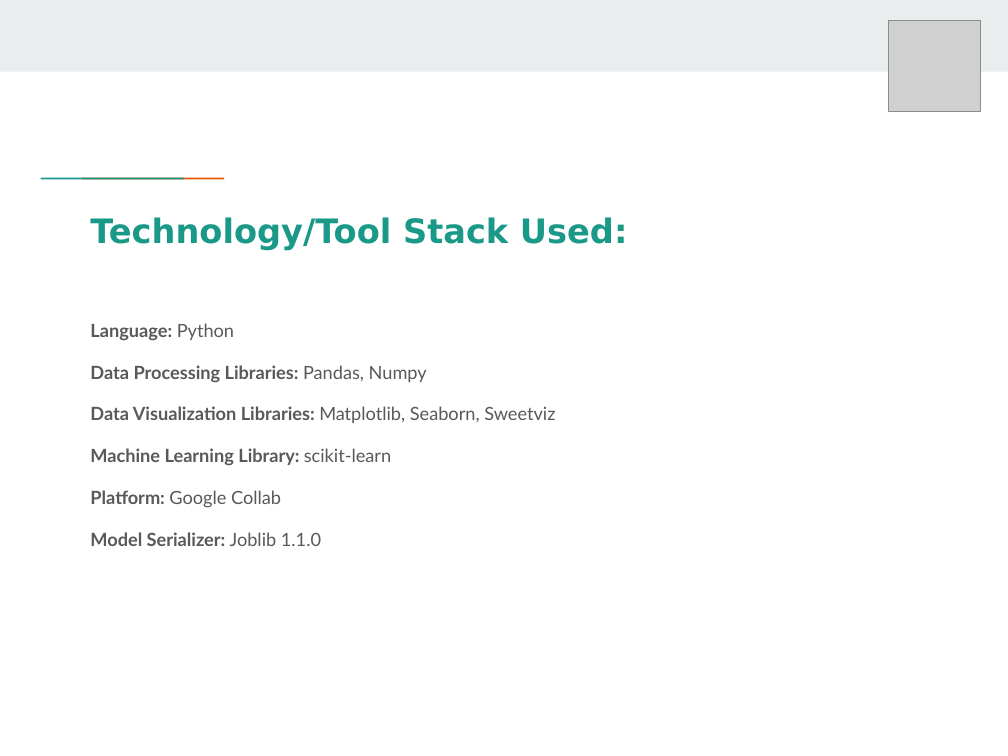
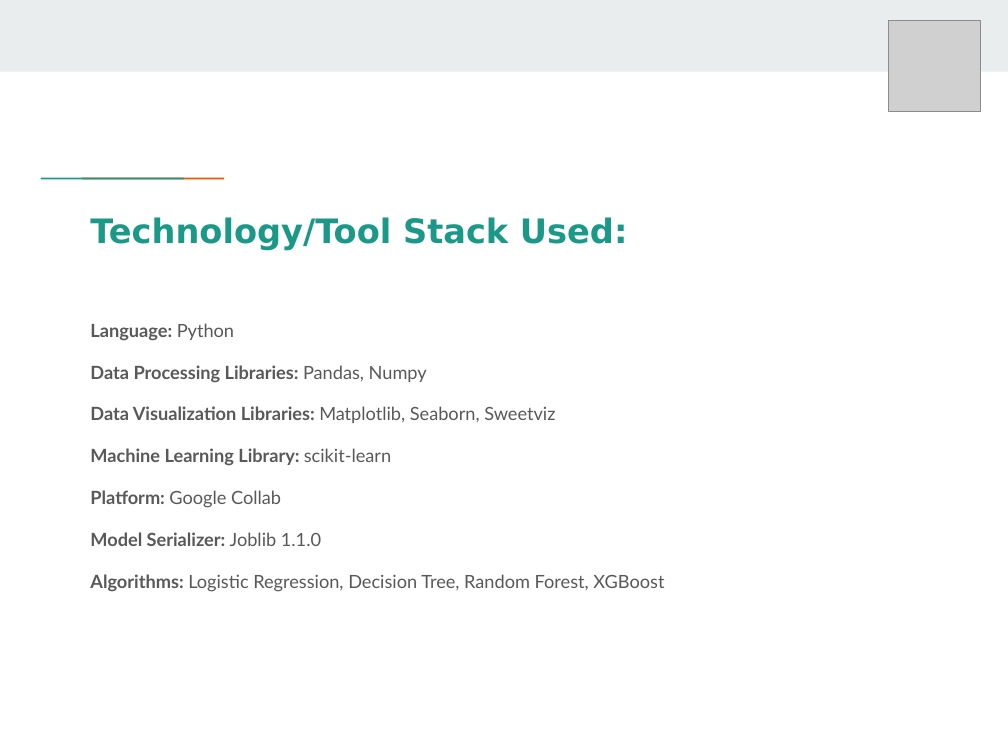
Before and after one commit to Redcof/HPE_Machine_Learning_Hackathon_CG_2022, a slide deck: slide 4 of HPE_Machine_Learning_Hackathon_CG_2022.pptx. Drawn at 1008x756 pixels with LibreOffice and Linux fonts; fonts in the diff are those of the drawing; grey boxes stand for pictures. Boxes give left, top, right and bottom in pixels: in the first picture for what was removed or moved away, otherwise in the second. Text is boxed around its words. In the diff, an @@ line names an element or a change of style, - is before the commit and + after.

```diff
--- a/HPE_Machine_Learning_Hackathon_CG_2022.pptx
+++ b/HPE_Machine_Learning_Hackathon_CG_2022.pptx
@@ text at (90,574,664,592): paragraph added @@
+Algorithms: Logistic Regression, Decision Tree, Random Forest, XGBoost
```
Also in this commit, not shown: 5 other slides changed, 1 slide added, 36 other files.
